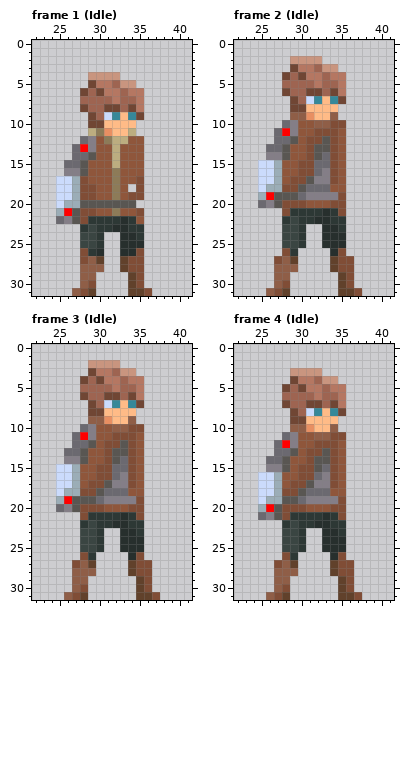
Two states of a pixel-art file, assets/editor/entities/Player.aseprite. This is how it looked before the edit.
64x32 pixels, 16 frames. Shown: frame 1 (Idle): x 22..41, y 0..31; frame 2 (Idle): x 22..41, y 0..31; frame 3 (Idle): x 22..41, y 0..31; frame 4 (Idle): x 22..41, y 0..31. The commit also changed other frames, which this record leaves out.
The same view after the edit:
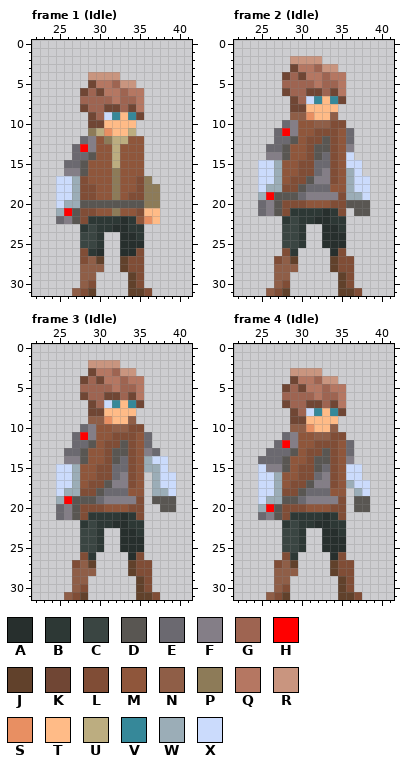
Palette (. is transparent): A #272f2d  B #2d3835  C #3a4542  D #595652  E #6b6970  F #847e87  G #9e6451  H #ff0000  J #61412b  K #704634  L #804d36  M #8f563b  N #8f5e47  P #8d7b58  Q #b57762  R #c9957f  S #e88f62  T #ffbb87  U #bcad80  V #368899  W #9badb7  X #cbdbfc
Difference:
layer "Back Arm" now shown
layer "Front Arm" now shown
Changed rows in their new state; - is an unchanged pixel.
Frame 1 (Idle), layers "Front Arm", "Back Arm":
first column x 29:
11 PU
first column x 34:
17 --P-
18 M-PP
19 --PP
20 -DPP
21 --TT
22 --ST
Frame 2 (Idle), layers "Front Arm", "Back Arm":
first column x 25:
11 -----------E--
12 -----------E--
13 -----------F--
14 -----------X--
15 -----------XX-
16 -----------WX-
17 -----------WXX
18 -----------WXX
19 -----------WWX
20 -----------DDD
21 EFD---------DD
Frame 3 (Idle), layers "Front Arm", "Back Arm":
first column x 25:
11 -----------E---
12 -----------E---
13 -----------FE--
14 -----------WXX-
15 -----------WWX-
16 ------------WXX
17 ------------WXX
18 ------------WWX
19 ------------DDD
20 -------------DD
21 EFD------------
Frame 4 (Idle), layers "Front Arm", "Back Arm":
first column x 25:
12 -----------E--
13 -E---------E--
14 E----------F--
15 X----------XX-
16 -----------XX-
17 -----------WXX
18 ------------WX
19 ------------DD
20 ------------DD
Changed places in both pictures, as pixel boxes (x1, y1, x2, y2):
changed: (88, 128, 104, 136)
added: (128, 176, 160, 224)
added: (346, 128, 370, 216)
added: (258, 208, 282, 216)
added: (144, 432, 176, 512)
added: (56, 512, 80, 520)
added: (346, 440, 370, 512)
added: (258, 448, 274, 472)
